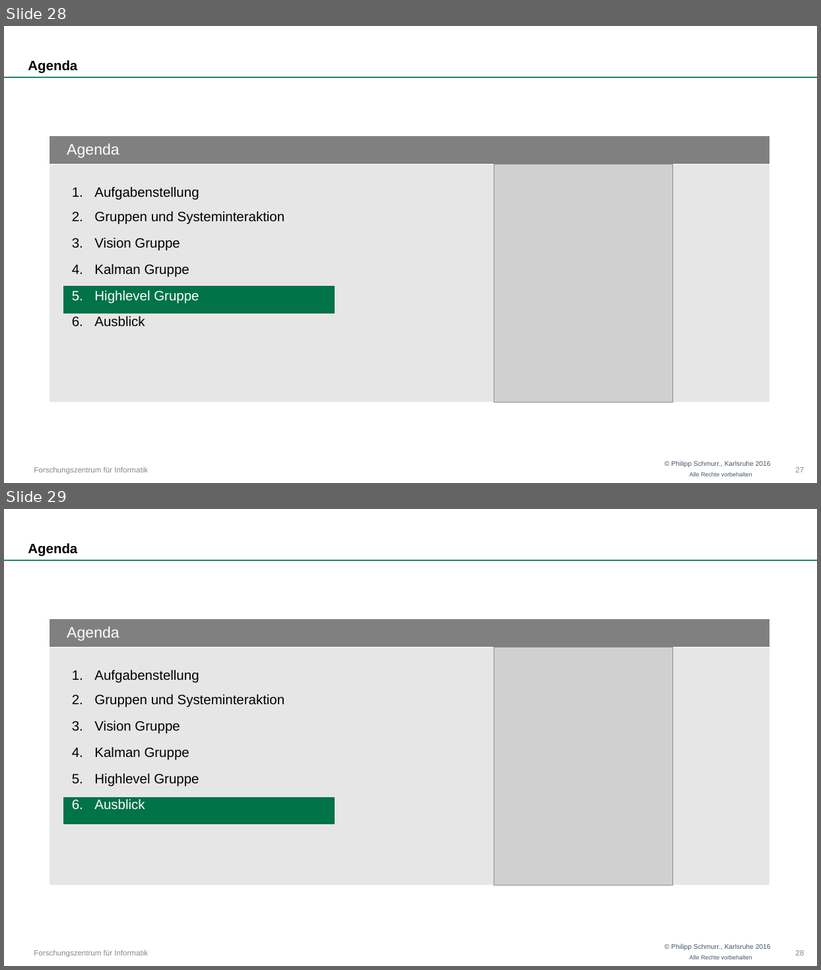
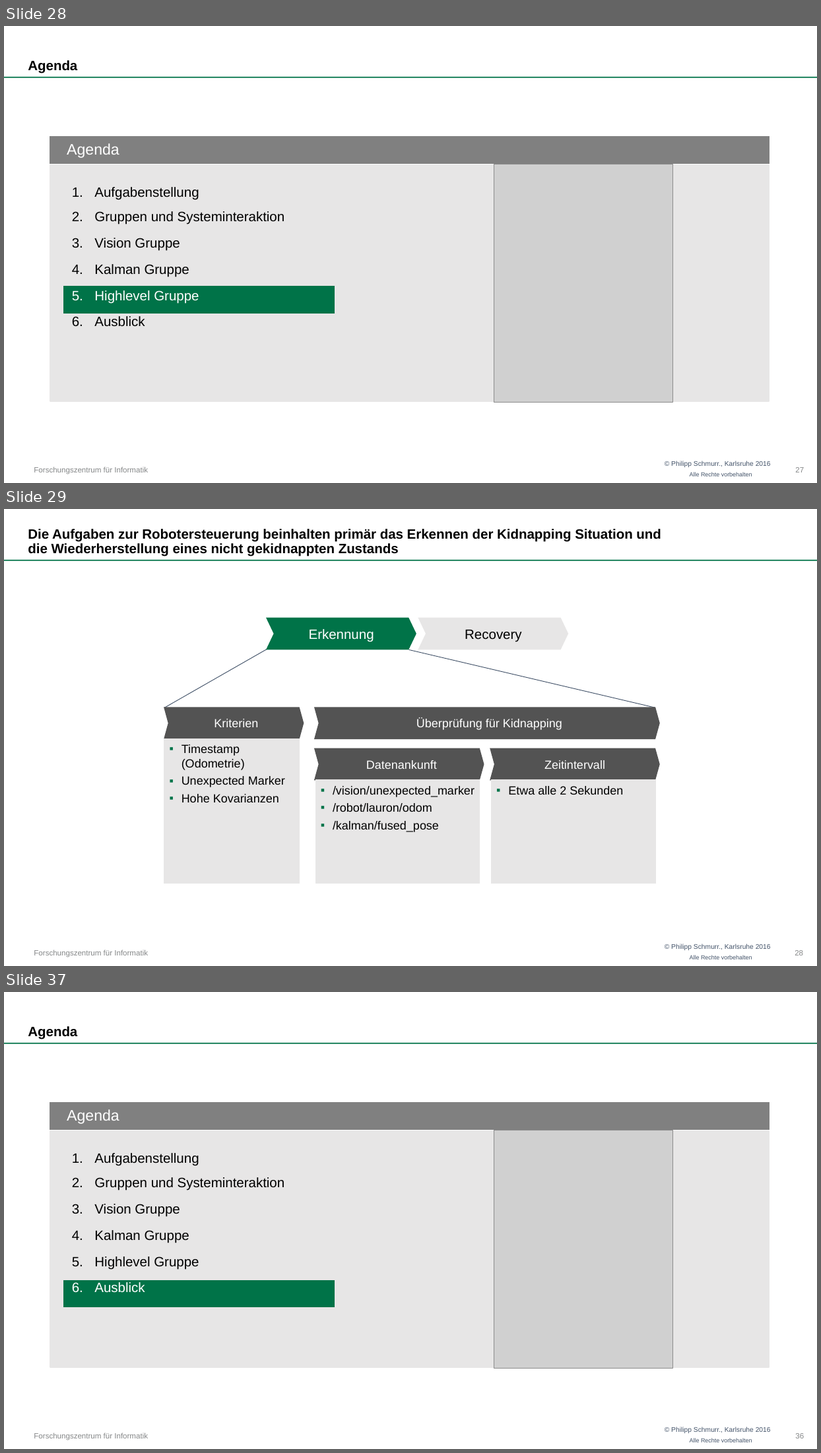
Before and after one commit to OtonoKakuei/robprak1516-documentation, a slide deck: robprak1516-presentation.pptx. Shown one above the other, each under a label of ours: slides 28 and 29 before the commit, slides 28, 29 and 37 after it; the slides between them are not shown. The pictures are 821x970 and 821x1453 pixels, drawn with LibreOffice and Linux fonts; fonts in the diff are those of the drawing; grey boxes stand for pictures; background and template pictures are left out. Boxes give left, top, right and bottom in pixels: in the first picture for what was removed or moved away, otherwise in the second. Text is boxed around its words. In the diff, an @@ line names an element or a change of style, - is before the commit and + after.

```diff
--- a/robprak1516-presentation.pptx
+++ b/robprak1516-presentation.pptx
@@ slide 29 added at box(4, 509, 817, 966), background #FFFFFF; not listed: 4 template elements that a slide beside it also shows @@
@@ title added at box(28, 529, 661, 557), 16 pt, text #000000, bold @@
+Die Aufgaben zur Robotersteuerung beinhalten primär das Erkennen der Kidnapping Situation und die Wiederherstellung eines nicht gekidnappten Zustands
@@ chevron added at box(267, 618, 416, 650), fill #007348, outline #007348 1.5 pt, 16 pt, text #FFFFFF @@
+Erkennung
@@ chevron added at box(419, 618, 568, 650), fill #E7E6E6, outline #E7E6E6 1.5 pt, 16 pt, text #000000 @@
+Recovery
@@ line added from (267, 650) to (164, 708), #44546A 0.75 pt @@
@@ line added from (409, 650) to (655, 708), #44546A 0.75 pt @@
@@ chevron added at box(164, 708, 303, 739), fill #525252, outline #525252 1.5 pt, 14 pt, text #FFFFFF @@
+Kriterien
@@ chevron added at box(315, 708, 659, 739), fill #525252, outline #525252 1.5 pt, 14 pt, text #FFFFFF @@
+Überprüfung für Kidnapping
@@ rectangle added at box(164, 739, 299, 883), fill #E7E6E6, outline #E7E6E6 1.5 pt, 14 pt, text #000000 @@
+▪ Timestamp (Odometrie)
+▪ Unexpected Marker
+▪ Hohe Kovarianzen
@@ chevron added at box(315, 749, 483, 780), fill #525252, outline #525252 1.5 pt, 14 pt, text #FFFFFF @@
+Datenankunft
@@ chevron added at box(491, 749, 659, 780), fill #525252, outline #525252 1.5 pt, 14 pt, text #FFFFFF @@
+Zeitintervall
@@ rectangle added at box(316, 780, 479, 883), fill #E7E6E6, outline #E7E6E6 1.5 pt, 14 pt, text #000000 @@
+▪ /vision/unexpected_marker
+▪ /robot/lauron/odom
+▪ /kalman/fused_pose
@@ rectangle added at box(492, 780, 655, 883), fill #E7E6E6, outline #E7E6E6 1.5 pt, 14 pt, text #000000 @@
+▪ Etwa alle 2 Sekunden
@@ page number added at box(795, 951, 803, 956), 9 pt, text #868889 @@
+28
@@ what was slide 29 is now slide 37 @@
```
Also in this commit, not shown: 7 other slides added.
